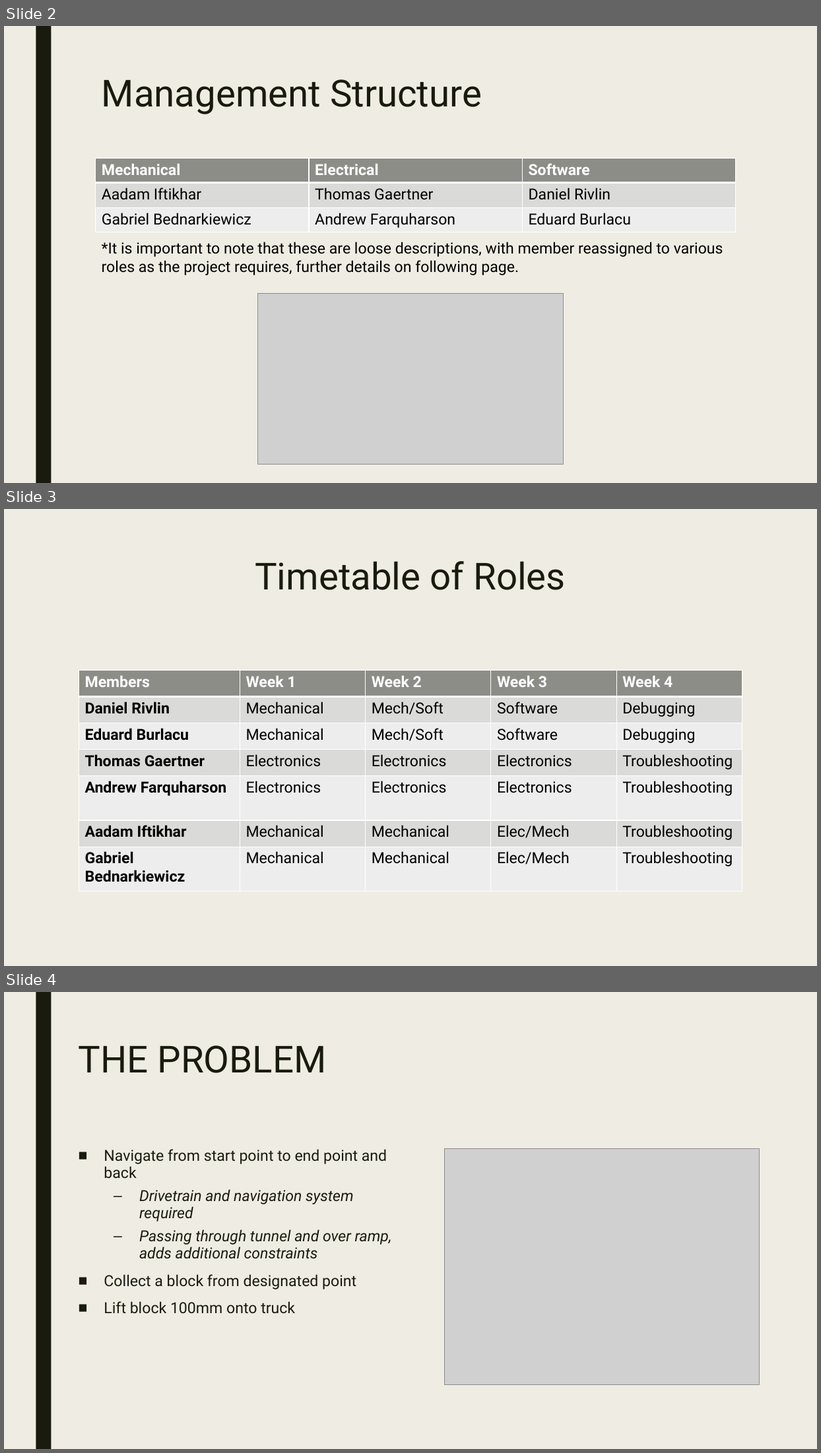
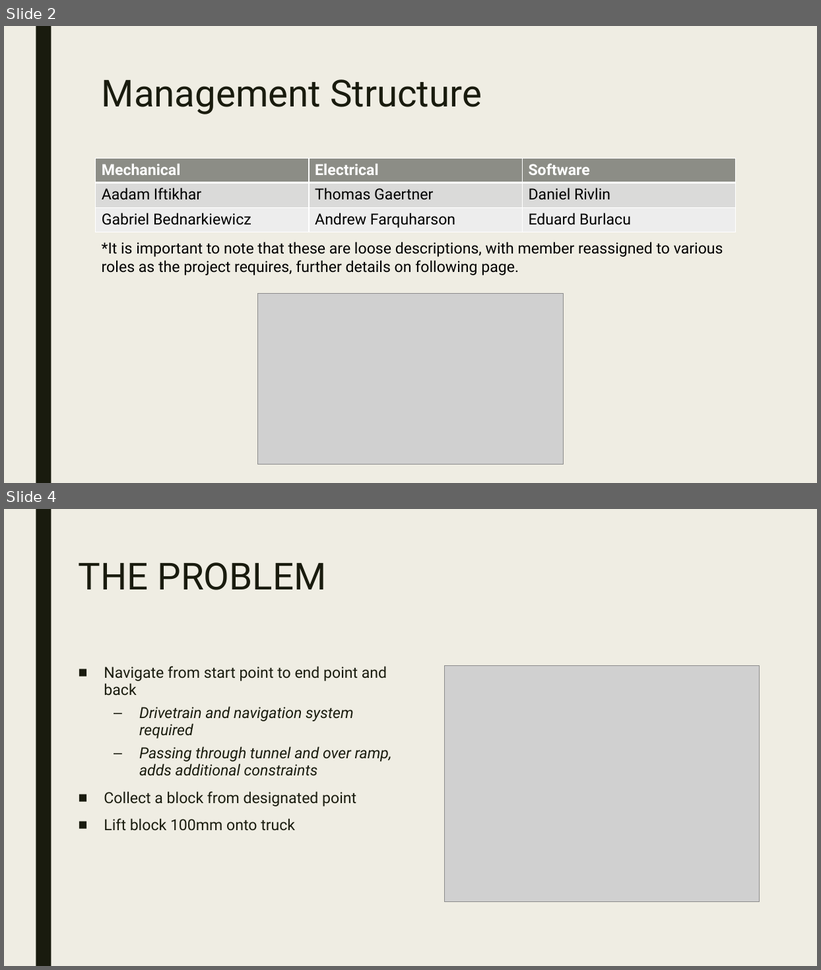
Before and after one commit to eduardburlacu/IDP, a slide deck: Non-Technical/Project Management/Introductory Presentation IDP.pptx. Shown one above the other, each under a label of ours: slides 2, 3 and 4 before the commit, slides 2 and 4 after it; the slides between them are not shown. The pictures are 821x1453 and 821x970 pixels, drawn with LibreOffice and Linux fonts; fonts in the diff are those of the drawing; grey boxes stand for pictures. Boxes give left, top, right and bottom in pixels: in the first picture for what was removed or moved away, otherwise in the second. Text is boxed around its words. In the diff, an @@ line names an element or a change of style, - is before the commit and + after.

```diff
--- a/Non-Technical/Project Management/Introductory Presentation IDP.pptx
+++ b/Non-Technical/Project Management/Introductory Presentation IDP.pptx
@@ slide 3 removed at [4,509,817,966], background #EFEDE3; not listed: 1 template element that a slide beside it also shows @@
@@ rectangle removed at [4,509,817,966] @@
@@ title removed at [255,561,566,590] @@
-Timetable of Roles
@@ table removed at [79,670,743,891], 7 rows, 5 columns @@
-Members | Week 1 | Week 2 | Week 3 | Week 4
-Daniel Rivlin | Mechanical | Mech/Soft | Software | Debugging
-Eduard Burlacu | Mechanical | Mech/Soft | Software | Debugging
-Thomas Gaertner | Electronics | Electronics | Electronics | Troubleshooting
-Andrew Farquharson | Electronics | Electronics | Electronics | Troubleshooting
-Aadam Iftikhar | Mechanical | Mechanical | Elec/Mech | Troubleshooting
-Gabriel Bednarkiewicz | Mechanical | Mechanical | Elec/Mech | Troubleshooting
```
Also in this commit, not shown: 1 slide changed, 2 slides added.
